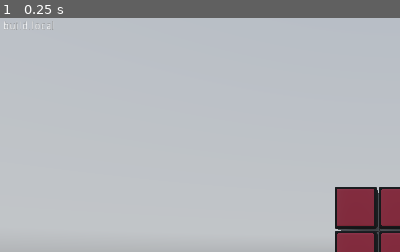
Above: before the commit, frame 1.
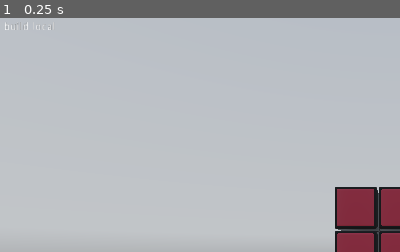
Above: after the commit, the same moment.

Repository: Sawrr/cube-game
Game: Godot game, scene res://Main.tscn
Two runs of this game, one before a commit and one after it. Both use one fixed random seed, a clock stepped at 60 frames per second and the inputs below.
Inputs:
- Up to frame 1 (0.25 s): no input
The pictures show only the part of the screen within x 0-50%, y 0-50%; the shares and areas given below are measured in that part.

The runs differ from the first frame. In frame 1, 0.1% of the frame differs, in the area x 1-14%, y 1-6%.

Commit message:
Update readme and margin

Diff:
--- a/scenes/BuildLabel.tscn
+++ b/scenes/BuildLabel.tscn
@@ -3,8 +3,8 @@
 [ext_resource path="res://scenes/BuildLabel.gd" type="Script" id=1]
 
 [node name="BuildLabel" type="RichTextLabel"]
-margin_left = 4.0
-margin_top = 4.0
+margin_left = 5.0
+margin_top = 5.0
 margin_right = 398.0
 margin_bottom = 24.0
 text = "build ID"
Not shown, changed: README.md
